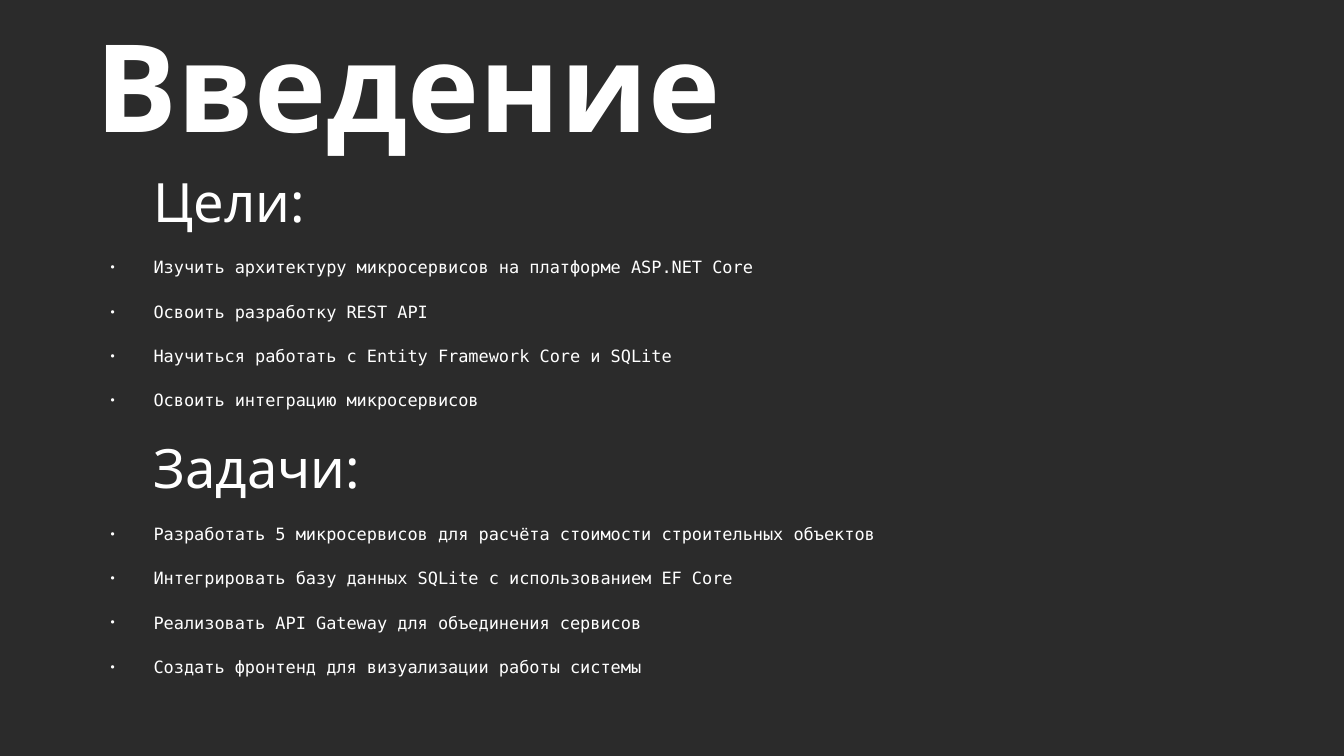
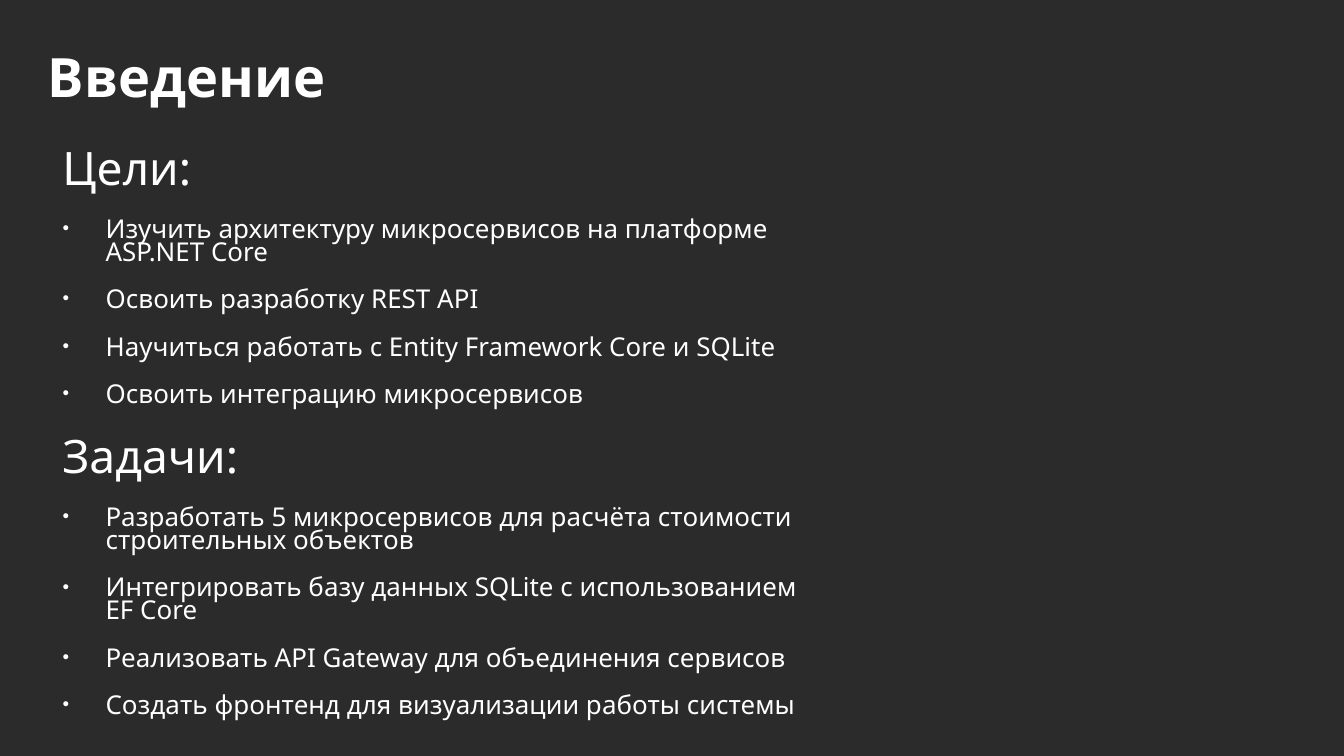
Before and after one commit to ghosterenko/PP_02_03, a slide deck: slide 2 of Docs/Призентация.pptx. Drawn at 1344x756 pixels with LibreOffice and Linux fonts; fonts in the diff are those of the drawing; background and template pictures are left out; a plain dark background stands for a picture behind light text. Boxes give left, top, right and bottom in pixels: in the first picture for what was removed or moved away, otherwise in the second. Text is boxed around its words. In the diff, an @@ line names an element or a change of style, - is before the commit and + after.

```diff
--- a/Docs/Призентация.pptx
+++ b/Docs/Призентация.pptx
@@ title "Введение": place and size @@
-title "Введение" at box(96, 45, 720, 156)
+title "Введение" at box(48, 58, 325, 108)
@@ title "Введение" at box(48, 58, 325, 108): size 72 to 32 pt; line spacing 1 to 1.13 @@
@@ text "Цели:": place and size @@
-text "Цели:" at box(154, 183, 875, 677)
+text "Цели:" at box(62, 152, 797, 721)
@@ text "Цели:" at box(62, 152, 797, 721): size 32 to 27.2 pt in "Цели:", "Задачи:"; size 10 to 15.3 pt, font DejaVu Sans Mono to Noto Sans; indent changed; line spacing 1 to 0.93; line spacing 1 to 0.74 @@
```
Also in this commit, not shown: 2 other slides changed, 7 slides added, 1 slide removed, 1 other file.
